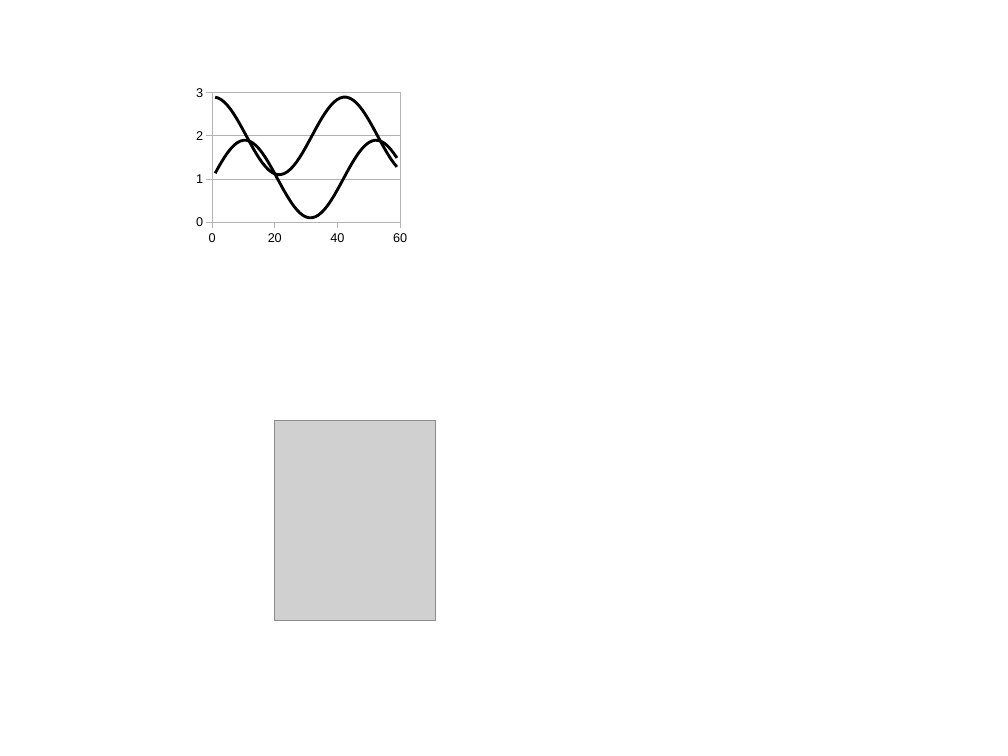
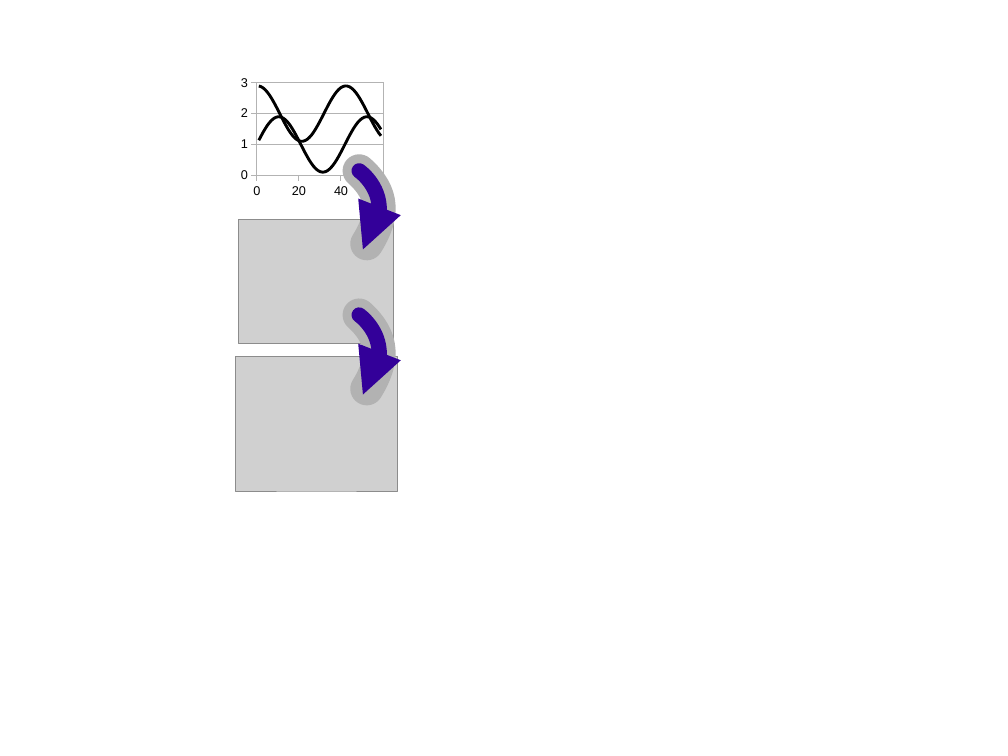
Before and after one commit to markummitchell/engauge-digitizer, a slide deck: slide 1 of dev/SpreadsheetsForDoc.odp. Drawn at 1008x756 pixels with LibreOffice and Linux fonts; fonts in the diff are those of the drawing; grey boxes stand for pictures. Boxes give left, top, right and bottom in pixels: in the first picture for what was removed or moved away, otherwise in the second. Text is boxed around its words. In the diff, an @@ line names an element or a change of style, - is before the commit and + after.

```diff
--- a/dev/SpreadsheetsForDoc.odp
+++ b/dev/SpreadsheetsForDoc.odp
@@ scatter lines chart: place and size @@
-scatter lines chart at (192, 82, 412, 249)
+scatter lines chart at (238, 73, 393, 201)
@@ picture added at (239, 220, 394, 344) @@
@@ group added at (359, 171, 380, 394): 4 freeform shapes @@
@@ picture: place and size @@
-picture at (274, 421, 435, 621)
+picture at (235, 357, 398, 491)
```
Also in this commit, not shown: 5 other files.
